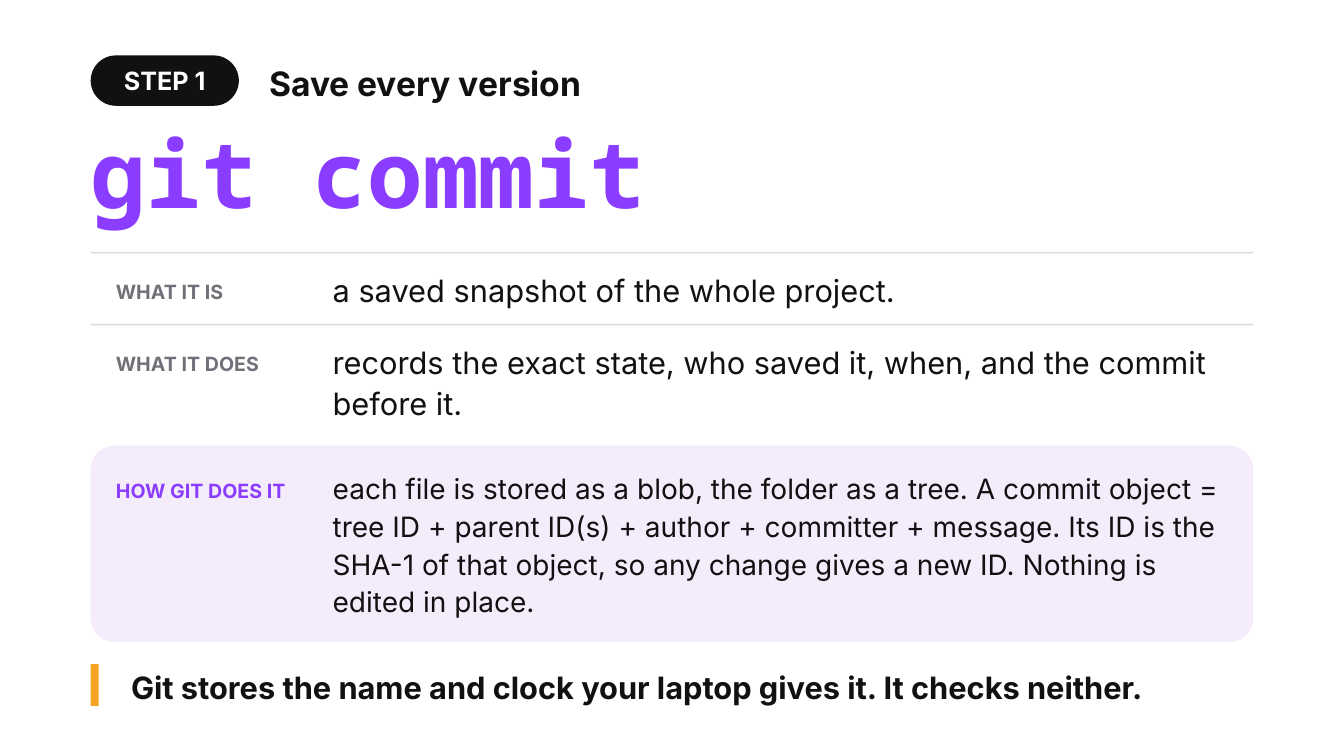
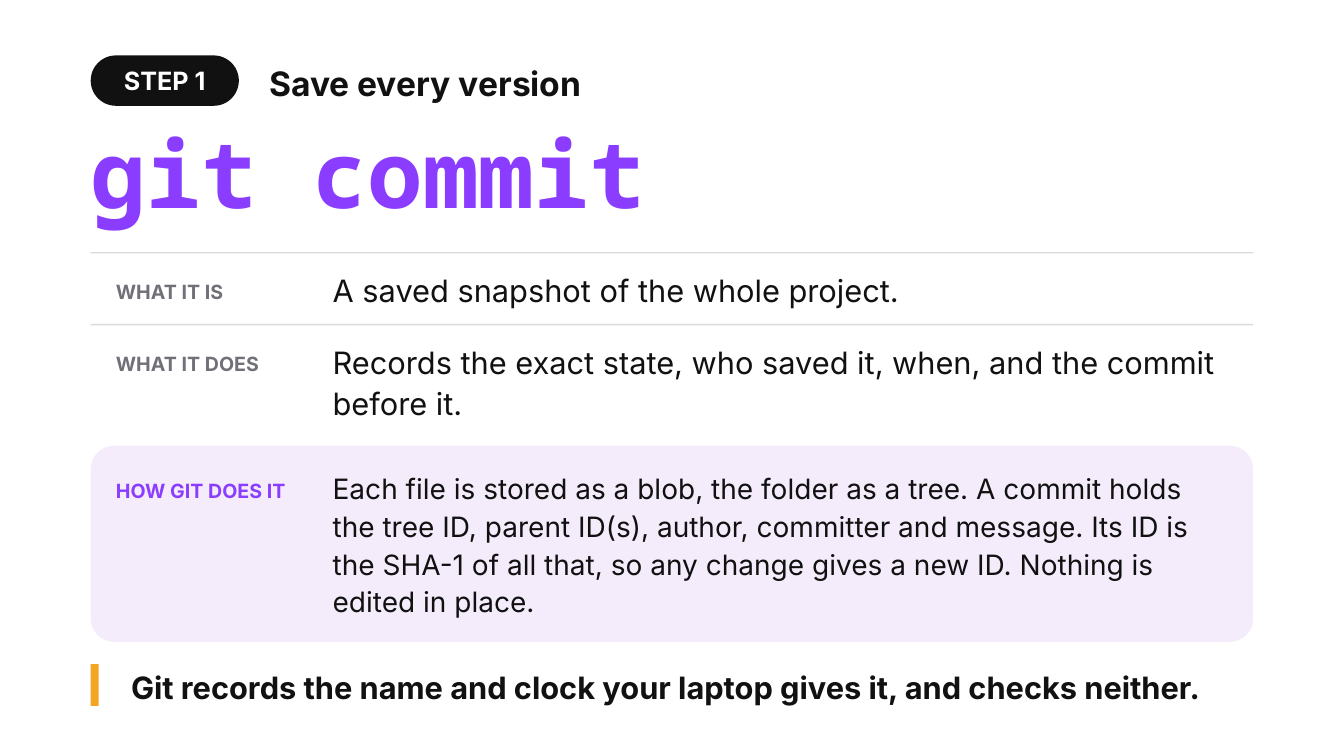
Before and after one commit to shubham3-ucb/cs294-pl, a slide deck: slide 3 of slides/tuesday_app.pptx. Drawn at 1344x756 pixels with LibreOffice and Linux fonts; fonts in the diff are those of the drawing. Boxes give left, top, right and bottom in pixels: in the first picture for what was removed or moved away, otherwise in the second. Text is boxed around its words. In the diff, an @@ line names an element or a change of style, - is before the commit and + after.

```diff
--- a/slides/tuesday_app.pptx
+++ b/slides/tuesday_app.pptx
@@ text at bbox=[333, 278, 899, 308]: text changed @@
-a saved snapshot of the whole project.
+A saved snapshot of the whole project.
@@ text at bbox=[333, 351, 1214, 416]: text changed @@
-records the exact state, who saved it, when, and the commit before it.
+Records the exact state, who saved it, when, and the commit before it.
@@ text at bbox=[333, 477, 1188, 618]: text changed @@
-each file is stored as a blob, the folder as a tree. A commit object = tree ID + parent ID(s) + author + committer + message. Its ID is the SHA-1 of that object, so any change gives a new ID. Nothing is edited in place.
+Each file is stored as a blob, the folder as a tree. A commit holds the tree ID, parent ID(s), author, committer and message. Its ID is the SHA-1 of all that, so any change gives a new ID. Nothing is edited in place.
@@ text at bbox=[131, 675, 1199, 705]: text changed @@
-Git stores the name and clock your laptop gives it. It checks neither.
+Git records the name and clock your laptop gives it, and checks neither.
```
Also in this commit, not shown: 11 other slides changed, 11 other files.
